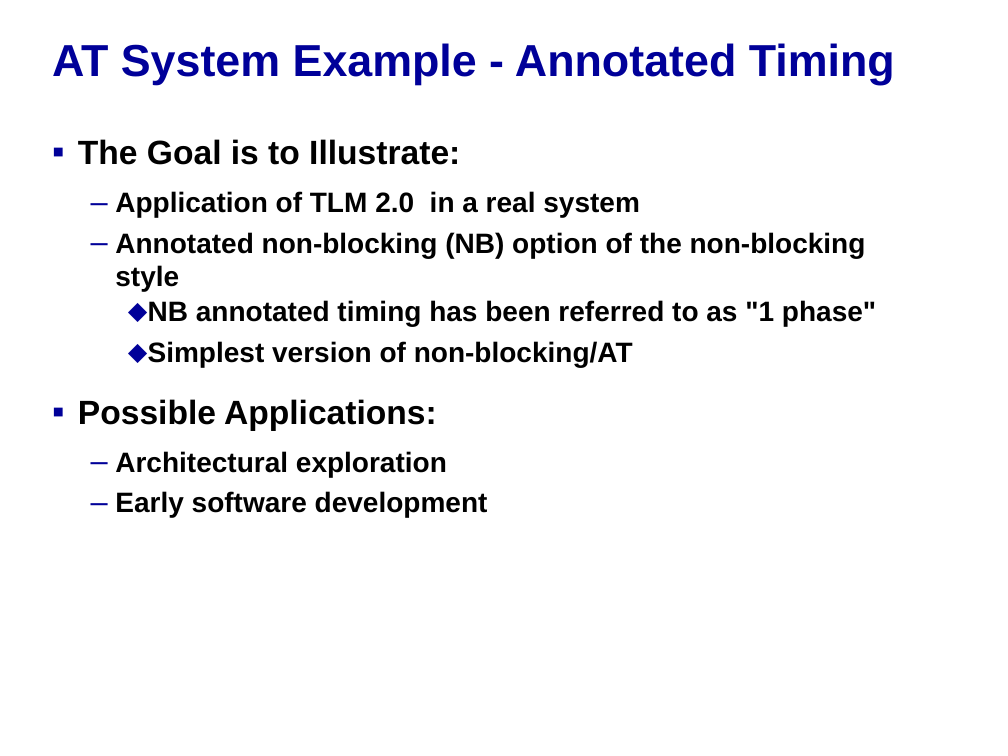
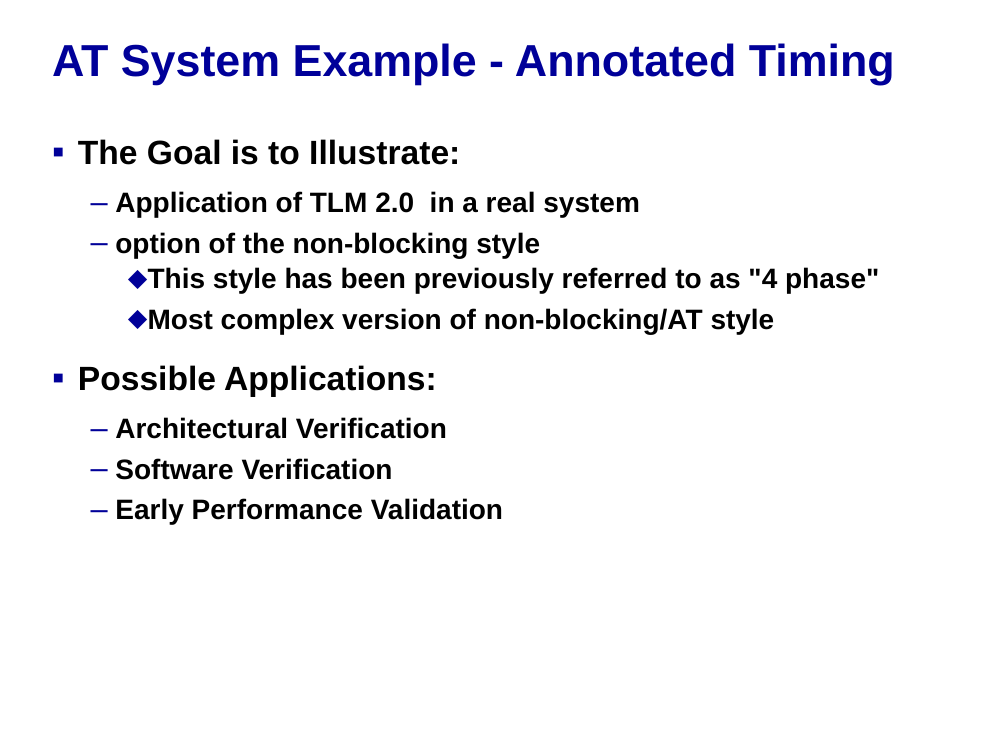
Before and after one commit to accellera-official/systemc, a slide deck: slide 2 of examples/tlm/at_4_phase/docs/at_4_phase_example.ppt. Drawn at 1008x756 pixels with LibreOffice and Linux fonts; fonts in the diff are those of the drawing; background and template pictures are left out. Boxes give left, top, right and bottom in pixels: in the first picture for what was removed or moved away, otherwise in the second. Text is boxed around its words. In the diff, an @@ line names an element or a change of style, - is before the commit and + after.

```diff
--- a/examples/tlm/at_4_phase/docs/at_4_phase_example.ppt
+++ b/examples/tlm/at_4_phase/docs/at_4_phase_example.ppt
@@ text at (115,232,879,334): text changed @@
-  – Annotated non-blocking (NB) option of the non-blocking style
-    ⬥ NB annotated timing has been referred to as "1 phase"
-    ⬥ Simplest version of non-blocking/AT
+  – option of the non-blocking style
+    ⬥ This style has been previously referred to as "4 phase"
+    ⬥ Most complex version of non-blocking/AT style
@@ text at (115,417,503,525): text changed @@
-  – Architectural exploration
-  – Early software development
+  – Architectural Verification
+  – Software Verification
+  – Early Performance Validation
```
Also in this commit, not shown: 8 other slides changed, 2 slides added, 3 other files.
